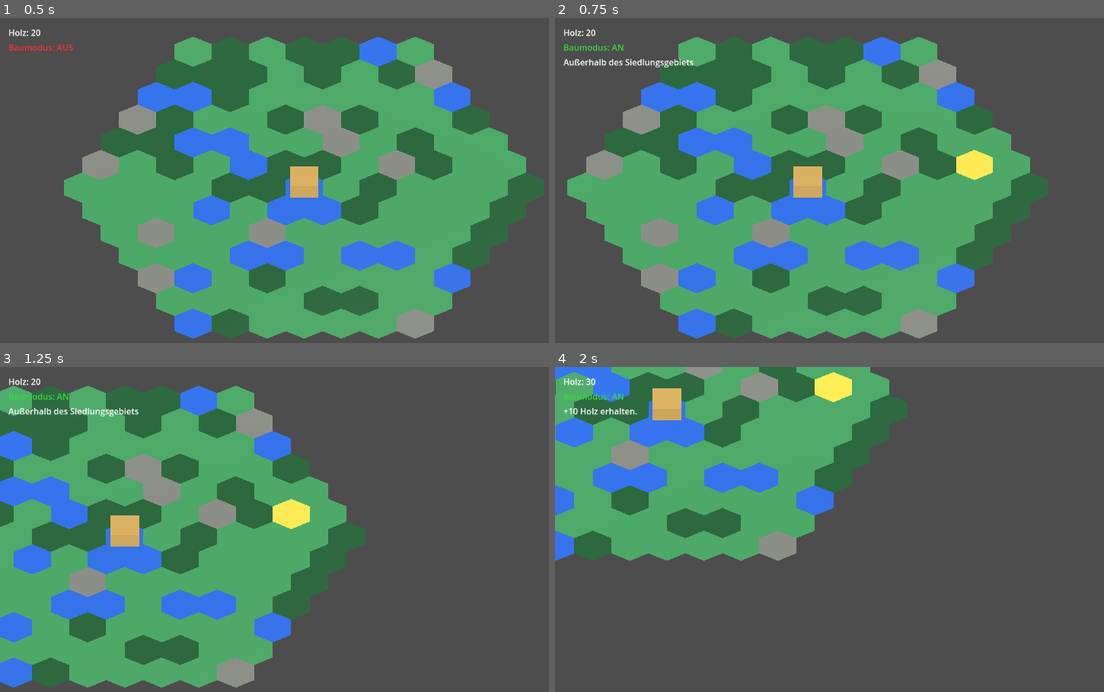
Above: before the commit, frames 1-4 (two rows, left to right).
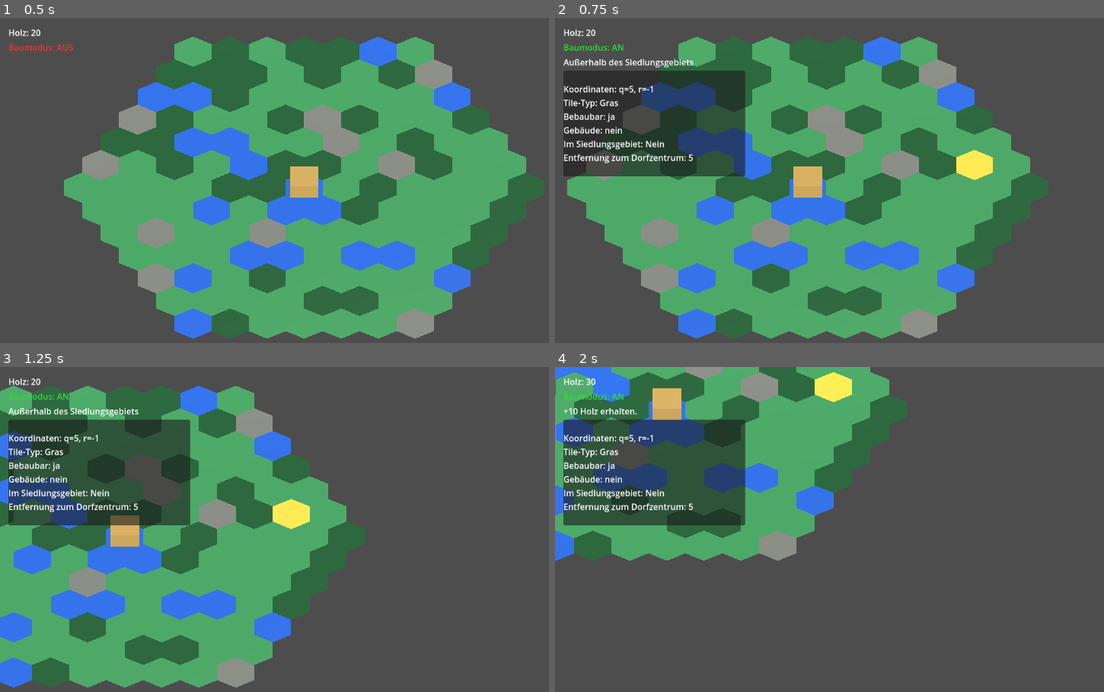
Above: after the commit, the same moments.

Repository: Ranu4922/CodexGame
Game: Godot game, scene res://scenes/Main.tscn
Two runs of this game, one before a commit and one after it. Both use one fixed random seed, a clock stepped at 60 frames per second and the inputs below.
Inputs (mouse positions are in pixels of both pictures, inside the frame that each line leads up to):
- Up to frame 1 (0.5 s): no input
- Up to frame 2 (0.75 s): tap Enter at 0.5 s; move the mouse to (994, 170) at 0.52 s; hold D from 0.53 s (still down); tap B at 0.6 s; click (994, 170) at 0.67 s
- Up to frame 3 (1.25 s): keep holding D
- Up to frame 4 (2 s): move the mouse to (736, 555) at 1.27 s; release D at 1.28 s; hold S from 1.28 s (still down); tap R at 1.35 s

Frame 1 is identical in both runs. In frame 2, 11% of the frame differs, in the area x 1-35%, y 16-49%; in frame 3, 11%; in frame 4, 11%.

Commit message:
Show settlement influence info

Diff:
--- a/scripts/game_world.gd
+++ b/scripts/game_world.gd
@@ -30,17 +30,22 @@
 	building_name: String,
 	own_forest: bool,
 	adjacent_forests: int,
-	production: int
+	production: int,
+	in_settlement_area: bool,
+	village_center_distance: int
 ) -> void:
 	var buildable_text: String = "ja" if buildable else "nein"
 	var building_text: String = "nein"
 	if has_building:
 		building_text = building_name if not building_name.is_empty() else "ja"
+	var settlement_text: String = "Ja" if in_settlement_area else "Nein"
 	var lines: PackedStringArray = PackedStringArray([
 		"Koordinaten: q=%d, r=%d" % [q, r],
 		"Tile-Typ: %s" % tile_type,
 		"Bebaubar: %s" % buildable_text,
 		"Gebäude: %s" % building_text,
+		"Im Siedlungsgebiet: %s" % settlement_text,
+		"Entfernung zum Dorfzentrum: %d" % village_center_distance,
 	])
 
 	if has_building and building_name == "Holzfällerhütte":
